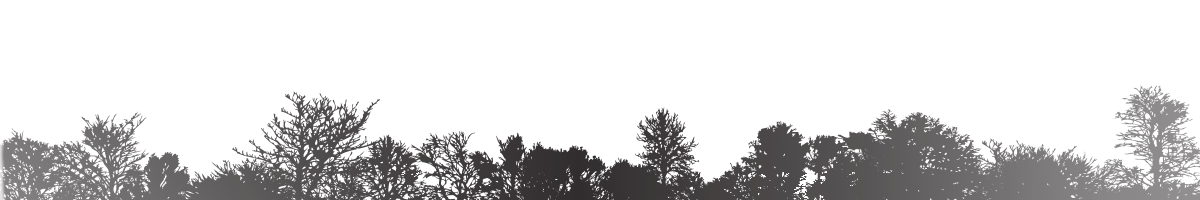
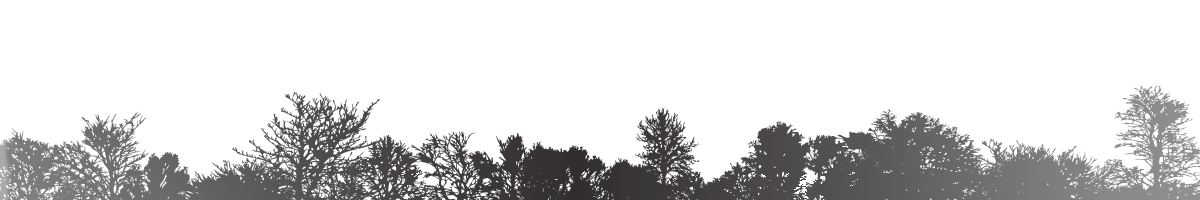
Two versions of the same layered image (1200×200). Layer-by-layer changes:
painted on "treeline.png" over (x1=0, y1=137, x2=15, y2=200)
hid "Layer" over (x1=0, y1=137, x2=15, y2=200)
